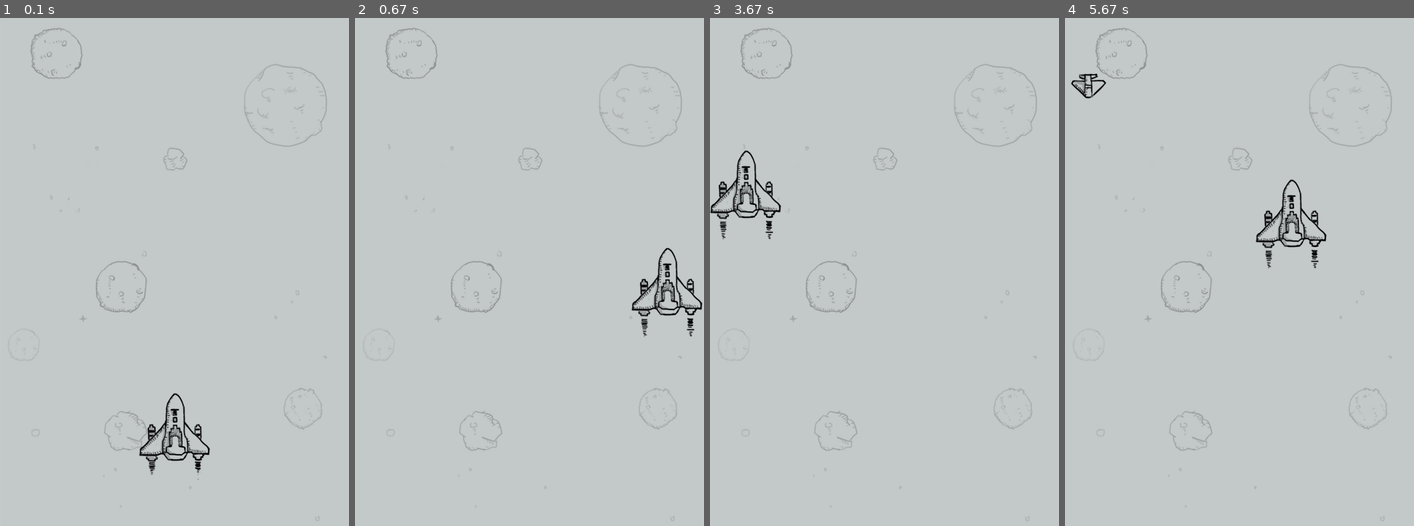
Above: before the commit, frames 1-4 (left to right).
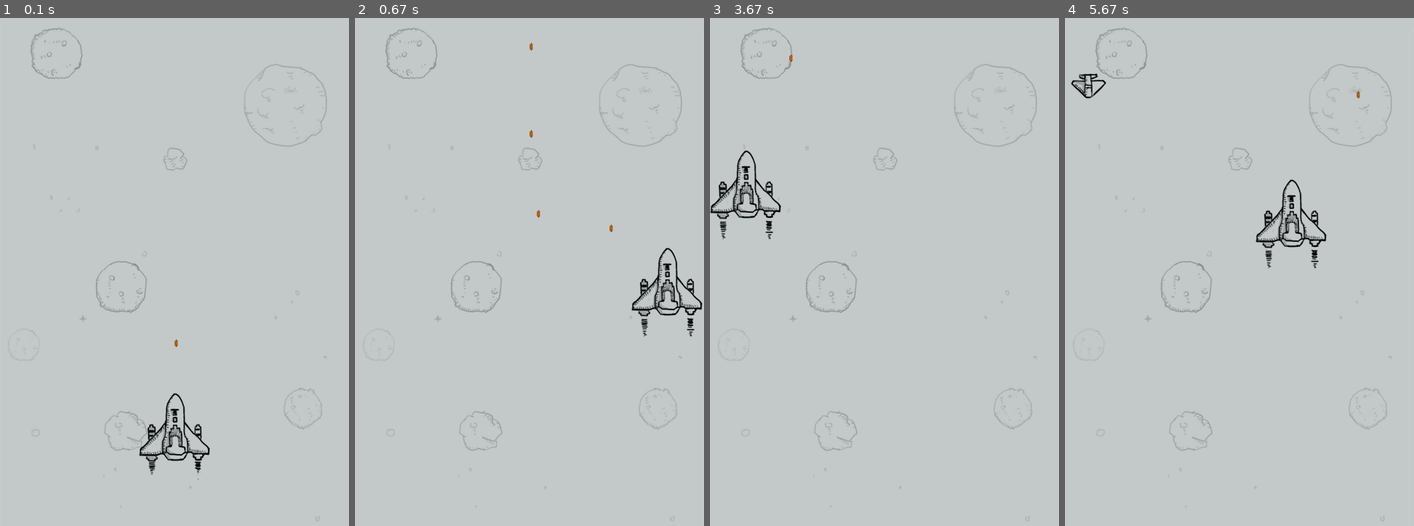
Above: after the commit, the same moments.

Repository: Joey-Hu/pythonbasic
Game: pygame game, started from 100day/train_project/pygame/main.py
The game is run twice, just before and just after one commit, with the same random seed, the same clock (stepped at 60 frames per second) and the same inputs.
Inputs:
- Up to frame 1 (0.1 s): no input
- Up to frame 2 (0.67 s): hold W from 0.33 s (still down); hold Right from 0.33 s (still down)
- Up to frame 3 (3.67 s): release W at 0.8 s; release Right at 0.8 s; tap W at 0.83 s; hold Up 1.67-2.13 s; hold Left 2.67-3.2 s; hold Down 3.23-3.53 s; hold Left from 3.57 s (still down)
- Up to frame 4 (5.67 s): release Left at 3.97 s; hold Up 4-4.37 s; hold Right 4.4-5.03 s; hold Down 5.07-5.43 s; hold Left from 5.47 s (still down)

The runs differ from the first frame. In frame 1, less than 0.1% of the frame differs, in the area x 50-52%, y 63-65%; in frame 2, less than 0.1%, in the area x 50-74%, y 4-43%; in frame 3, less than 0.1%; in frame 4, less than 0.1%.

Commit message:
子弹&特效

Diff:
--- /dev/null
+++ b/100day/train_project/pygame/bullet.py
@@ -0,0 +1,28 @@
+# @author: huhao
+# @file: bullet.py
+# @time: 2019/8/1 7:23
+# @Document：https://www.python.org/doc/
+# @desc:
+
+import pygame
+
+class Bullet1(pygame.sprite.Sprite):
+    def __init__(self,position):
+        pygame.sprite.Sprite.__init__(self)
+
+        self.image = pygame.image.load("./images/bullet1.png").convert_alpha()
+        self.rect = self.image.get_rect()
+        self.rect.left, self.rect.top = position
+        self.speed = 12
+        self.active = True
+        self.mask = pygame.sprite.from_surface(self.image)
+
+    def move(self):
+        self.rect.top -= self.speed
+
+        if self.rect.top < 0:
+            self.active = False
+
+    def reset(self, position):
+        self.rect.left, self.rect.top = position
+        self.active = True
--- a/100day/train_project/pygame/enemies.py
+++ b/100day/train_project/pygame/enemy.py
@@ -54,10 +54,14 @@
 
 
 class MidEnemy(pygame.sprite.Sprite):
+    energy = 8
+
     def __init__(self, bg_size):
         pygame.sprite.Sprite.__init__(self)
 
         self.image = pygame.image.load("./images/enemy2.png").convert_alpha()
+
+        self.hit_image = pygame.image.load("./images/enemy2_hit.png").convert_alpha()
 
         self.destroy_image = []
         self.destroy_image.extend([\
@@ -70,6 +74,10 @@
         self.rect = self.image.get_rect()
         self.width, self.height = bg_size[0], bg_size[1]
         self.speed = 1
+
+        self.energy = MidEnemy.energy
+
+        self.hit = False
 
         self.active = True
 
@@ -88,18 +96,24 @@
 
     def reset(self):
         self.active = True
+        self.energy = MidEnemy.energy
         self.rect.left, self.rect.top = \
             randint(0, self.width - self.rect.width), \
             randint(-10 * self.height, -self.height)
 
 
 class BigEnemy(pygame.sprite.Sprite):
+    energy = 20
+
     def __init__(self, bg_size):
         pygame.sprite.Sprite.__init__(self)
 
         # 大型敌机存在飞行特效
         self.image1 = pygame.image.load("./images/enemy3_n1.png").convert_alpha()
         self.image2 = pygame.image.load("./images/enemy3_n2.png").convert_alpha()
+
+        self.hit_image = pygame.image.load("./images/enemy3_hit.png").convert_alpha()
+
 
         self.destroy_image = []
         self.destroy_image.extend([ \
@@ -114,6 +128,9 @@
         self.rect = self.image1.get_rect()
         self.width, self.height = bg_size[0], bg_size[1]
         self.speed = 1
+        self.energy = BigEnemy.energy
+
+        self.hit = False
 
         self.active = True
 
@@ -132,6 +149,7 @@
 
     def reset(self):
         self.active = True
+        self.energy = BigEnemy.energy
         self.rect.left, self.rect.top = \
             randint(0, self.width - self.rect.width), \
             randint(-13 * self.height, -5 * self.height)
--- a/100day/train_project/pygame/main.py
+++ b/100day/train_project/pygame/main.py
@@ -3,7 +3,8 @@
 import traceback
 from pygame.locals import *
 import myplane
-import enemies
+import enemy
+import bullet
 
 pygame.init()
 # pygame module for loading and playing sounds
@@ -18,6 +19,11 @@
 # convert:
 # 修改图像（Surface 对象）的像素格式
 background = pygame.image.load("images/background.png").convert()
+
+BLACK = (0, 0, 0)
+GREEN = (0, 255, 0)
+RED = (255, 0, 0)
+
 
 # 载入游戏音乐
 pygame.mixer.music.load("sound/game_music.ogg")
@@ -48,21 +54,21 @@
 
 def add_small_enemies(group1, group2, num):
     for i in range(num):
-        e1 = enemies.SmallEnemy(bg_size)
+        e1 = enemy.SmallEnemy(bg_size)
         group1.add(e1)
         group2.add(e1)
 
 
 def add_mid_enemies(group1, group2, num):
     for i in range(num):
-        e1 = enemies.MidEnemy(bg_size)
+        e1 = enemy.MidEnemy(bg_size)
         group1.add(e1)
         group2.add(e1)
 
 
 def add_big_enemies(group1, group2, num):
     for i in range(num):
-        e1 = enemies.BigEnemy(bg_size)
+        e1 = enemy.BigEnemy(bg_size)
         group1.add(e1)
         group2.add(e1)
 
@@ -76,18 +82,25 @@
 
     # 生成敌机
     enemies = pygame.sprite.Group()
+
     # 生成敌方小飞机
+    small_enemies = pygame.sprite.Group()
+    add_small_enemies(small_enemies, enemies, 5)
+
+    # 生成敌方中飞机
     mid_enemies = pygame.sprite.Group()
     add_mid_enemies(mid_enemies, enemies, 25)
-
-    # 生成敌方中飞机
-    small_enemies = pygame.sprite.Group()
-    add_small_enemies(small_enemies, enemies, 5)
 
     # 生成敌方大飞机
     big_enemies = pygame.sprite.Group()
     add_big_enemies(big_enemies, enemies, 3)
 
+    # 生成普通子弹
+    bullet1 = []
+    bullet1_index = 0
+    BULLET_NUM = 5
+    for i in range(BULLET_NUM):
+        bullet1.append(bullet.Bullet1(me.rect.midtop))
 
     # an object to track time
     clock = pygame.time.Clock()
@@ -125,14 +138,63 @@
 
         screen.blit(background, (0,0))
 
+        # 每十帧发射一颗子弹
+        if not(delay % 10):
+            bullet1[bullet1_index].reset(me.rect.midtop)
+            bullet1_index = (bullet1_index + 1) % BULLET_NUM
+
+        # 检测子弹是否击中敌机
+        for b in bullet1:
+            if b.active:
+                b.move()
+                screen.blit(b.image, b.rect)
+                # enemy_hit中存放由pygame.sprite.spritecollide返回的敌机对象
+                enemy_hit = pygame.sprite.spritecollide(b,enemies, False, pygame.sprite.collide_mask)
+                if enemy_hit:
+                    b.active = False
+                    for e in enemy_hit:
+                        if e in big_enemies or e in mid_enemies:
+                            e.hit = True
+                            e.energy -= 1
+                            if e.energy == 0:
+                                e.active = False
+                        else:
+                            e.active = False
+
         # 绘制大型敌机(是大型敌机在最里面，小飞机在最外面)
         for each in big_enemies:
             if each.active:
                 each.move()
-                if switch_image:
-                    screen.blit(each.image1, each.rect)
+
+                if each.hit:
+                    screen.blit(each.hit_image, each.rect)
+                    each.hit = False
                 else:
-                    screen.blit(each.image2, each.rect)
+                    if switch_image:
+                        screen.blit(each.image1, each.rect)
+                    else:
+                        screen.blit(each.image2, each.rect)
+
+                # 绘制血槽
+                # 绘制底槽
+                pygame.draw.line(screen, BLACK, \
+                                 (each.rect.left, each.rect.top -5), \
+                                 (each.rect.right, each.rect.top - 5), \
+                                 2)
+
+                # 当生命值大于20%时显示绿色，否则显示红色
+                energy_remain = each.energy / enemy.BigEnemy.energy
+                if energy_remain > 0.2:
+                    energy_color = GREEN
+                else:
+                    energy_color = RED
+
+                # 绘制血量
+                pygame.draw.line(screen, energy_color, \
+                                 (each.rect.left, each.rect.top - 5), \
+                                 (each.rect.left + energy_remain * each.rect.width, each.rect.top - 5), \
+                                 2)
+
             # 即将出现在画面中，播放音效
                 if each.rect.bottom == -50:
                     enemy3_fly_sound.play(-1)
@@ -144,7 +206,7 @@
                     screen.blit(each.destroy_image[e3_destroy_index], each.rect)
                     e3_destroy_index = (e3_destroy_index+1) % 6
                     if e3_destroy_index == 0:
-                        enemy3_down_sound.stop()
+                        enemy3_fly_sound.stop()
                         each.reset()
 
 
@@ -152,7 +214,32 @@
         for each in mid_enemies:
             if each.active:
                 each.move()
-                screen.blit(each.image, each.rect)
+
+                if each.hit:
+                    screen.blit(each.hit_image, each.rect)
+                    each.hit = False
+                else:
+                    screen.blit(each.image, each.rect)
+
+                # 绘制血槽
+                # 绘制底槽
+                pygame.draw.line(screen, BLACK, \
+                                 (each.rect.left, each.rect.top - 5), \
+                                 (each.rect.right, each.rect.top - 5), \
+                                 2)
+
+                # 当生命值大于20%时显示绿色，否则显示红色
+                energy_remain = each.energy / enemy.MidEnemy.energy
+                if energy_remain > 0.2:
+                    energy_color = GREEN
+                else:
+                    energy_color = RED
+
+                # 绘制血量
+                pygame.draw.line(screen, energy_color, \
+                                 (each.rect.left, each.rect.top - 5), \
+                                 (each.rect.left + energy_remain * each.rect.width, each.rect.top - 5), \
+                                 2)
             else:
                 # 毁灭
                 if not(delay % 3):
